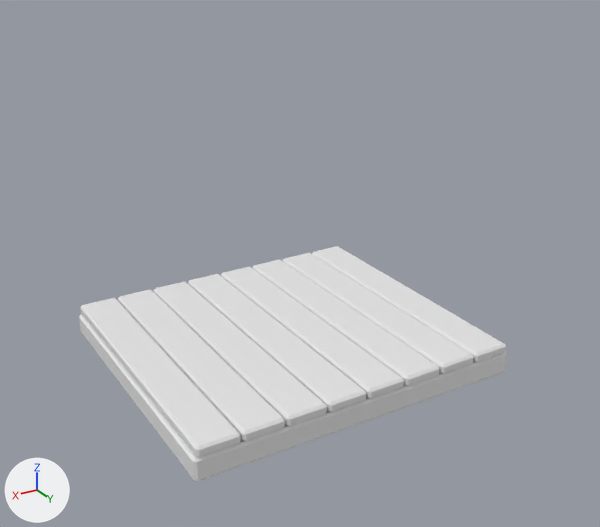
A saved change to the Blender file public/models/gym.blend.
Rendered twice from a 50 mm camera at (2.5, 4.39, 2.68) aimed at (-0.01, 0.19, 0.58). The lights are fixed; the arrows at lower left show +X, +Y and +Z.
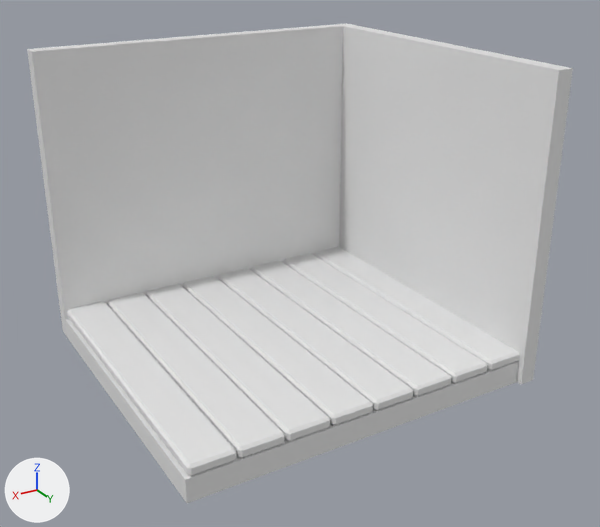
Where the change shows, as pixel boxes (x1, y1, x2, y2) in the pictures (600 x 527 px):
'Cube', added
    after: (27, 23, 573, 384)
'Plane.001', moved, rescaled (6% wider, 8% taller)
    before: (80, 246, 506, 457)
    after: (67, 247, 520, 476)
'Plane', moved, rescaled, modifiers changed (6% wider, 11% taller)
    before: (79, 314, 507, 481)
    after: (65, 318, 519, 503)

Edits to the bpy script that builds the scene:
```text
Add me_cube:
    me_cube.from_pydata([(-1.0, 1.0, 1.88), (-1.0, 1.0, -0.12), (-1.0, -1.0, 1.88), (-1.0, -1.0, -0.12), (1.25, -1.0, 1.88), (1.25, -1.0, -0.12)], [], [(3, 2, 0, 1), (5, 4, 2, 3)])
Change ob_plane:
    remove _m = ob_plane.modifiers.new('Solidify', 'SOLIDIFY')
    remove _m.thickness = 0.15
    remove _m = ob_plane.modifiers.new('Bevel', 'BEVEL')
    remove _m.width = 0.015
    remove _m.width_pct = 0.015
    ob_plane.location: (0.0, 0.0, 0.0) -> (0.04, 0.031, 0.0)
    ob_plane.scale: (1.12, 1.0, 1.0) -> (1.18, 1.09, 1.0)
Change ob_plane_001:
    ob_plane_001.location: (-0.968, 0.0, 0.07) -> (-0.983, 0.031, 0.07)
    ob_plane_001.scale: (1.0, 1.0, 1.0) -> (1.06, 1.09, 1.0)
Add ob_cube:
    ob_cube = bpy.data.objects.new('Cube', me_cube)
    ob_cube.location = (-0.121, 0.042, -0.022)
    ob_cube.scale = (1.08, 1.12, 1.0)
    _m = ob_cube.modifiers.new('Solidify', 'SOLIDIFY')
    _m.thickness = 0.1
    _m.use_even_offset = True
```
